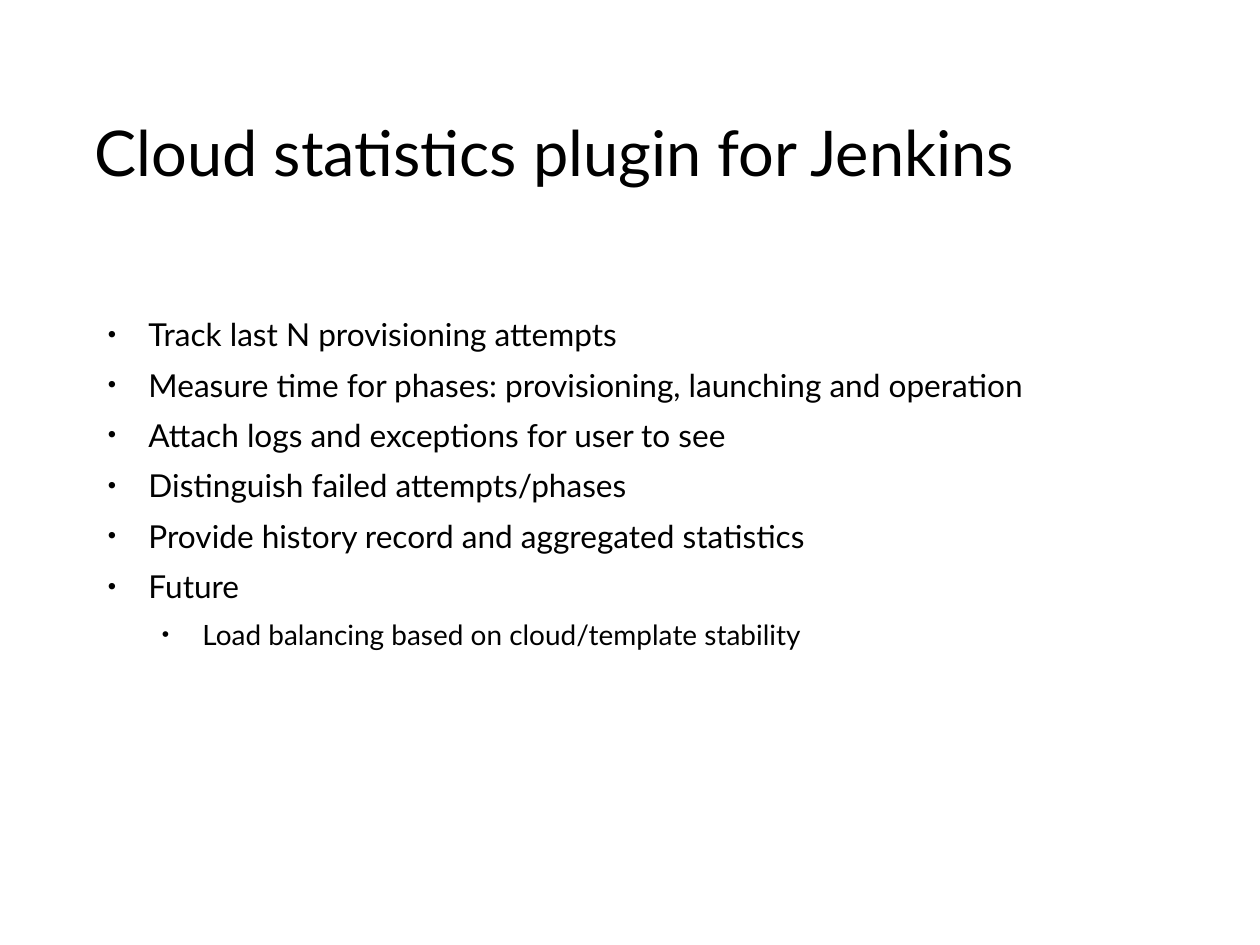
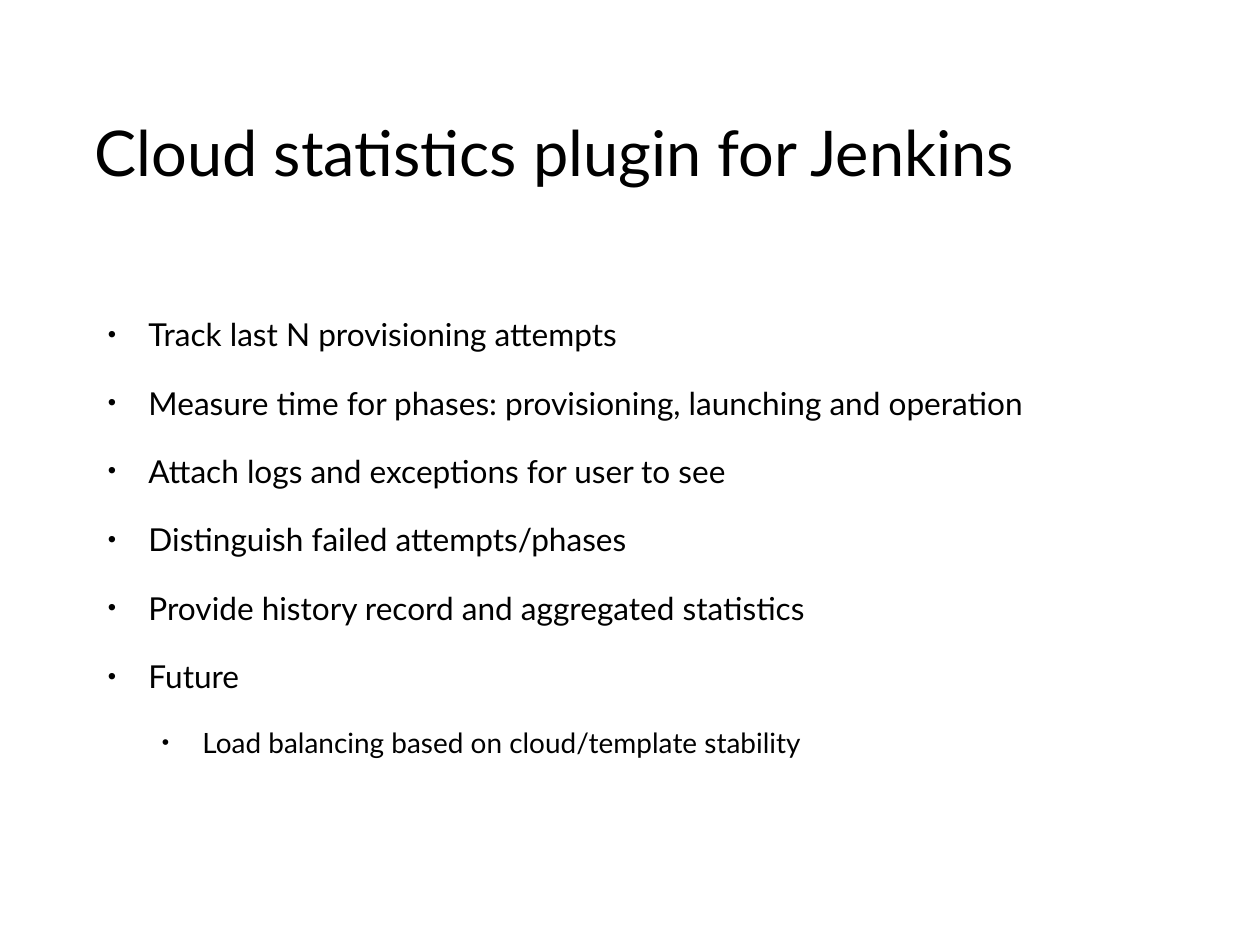
Before and after one commit to BrnoJAM/jam, a slide deck: slide 6 of 2016-04-29-wien/JenkinsAndOpenstack.odp. Drawn at 1260x945 pixels with LibreOffice and Linux fonts; fonts in the diff are those of the drawing; background and template pictures are left out. Boxes give left, top, right and bottom in pixels: in the first picture for what was removed or moved away, otherwise in the second. Text is boxed around its words. In the diff, an @@ line names an element or a change of style, - is before the commit and + after.

```diff
--- a/2016-04-29-wien/JenkinsAndOpenstack.odp
+++ b/2016-04-29-wien/JenkinsAndOpenstack.odp
@@ text "Track last N provisioning attempts" at bbox=[148, 322, 1023, 758]: more space between paragraphs @@
```
Also in this commit, not shown: 3 other slides changed, 1 slide added.
